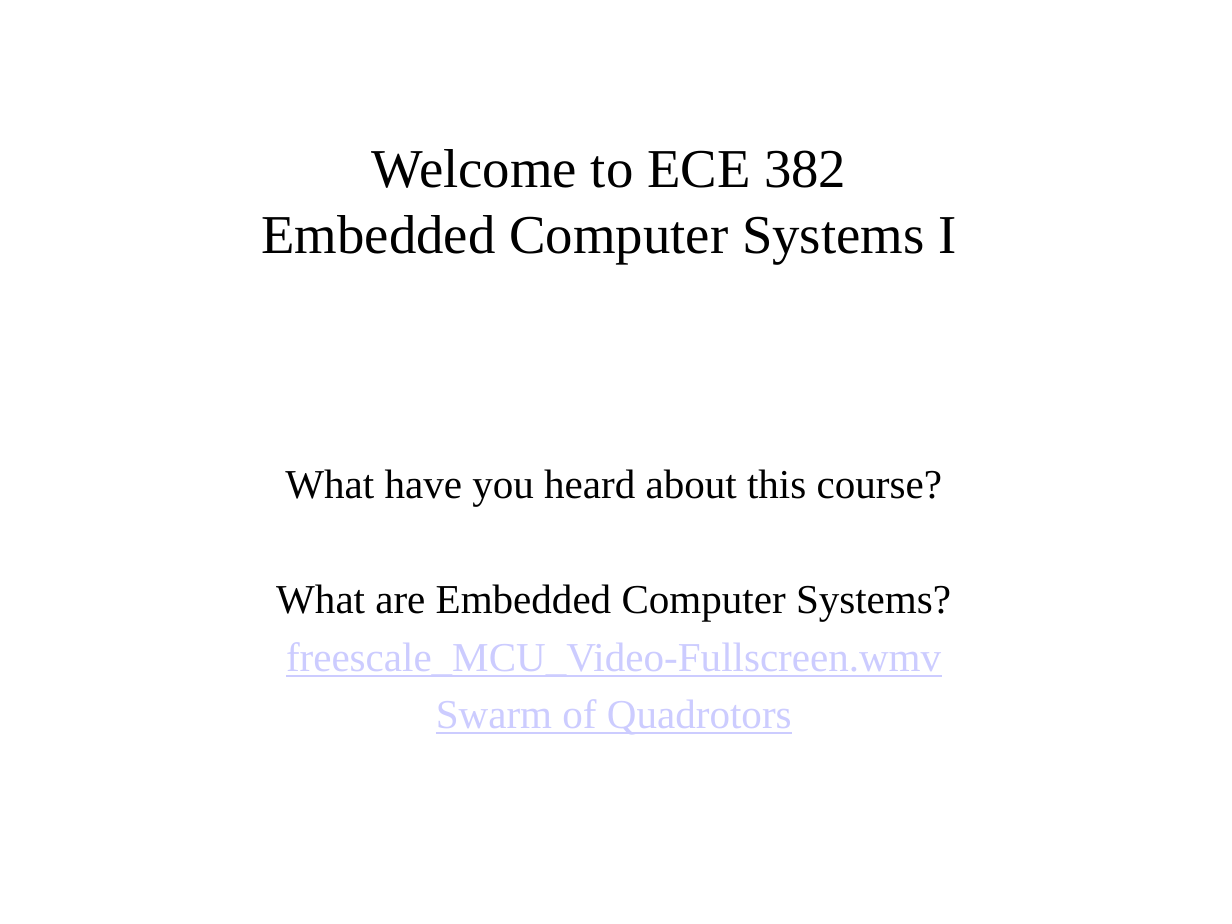
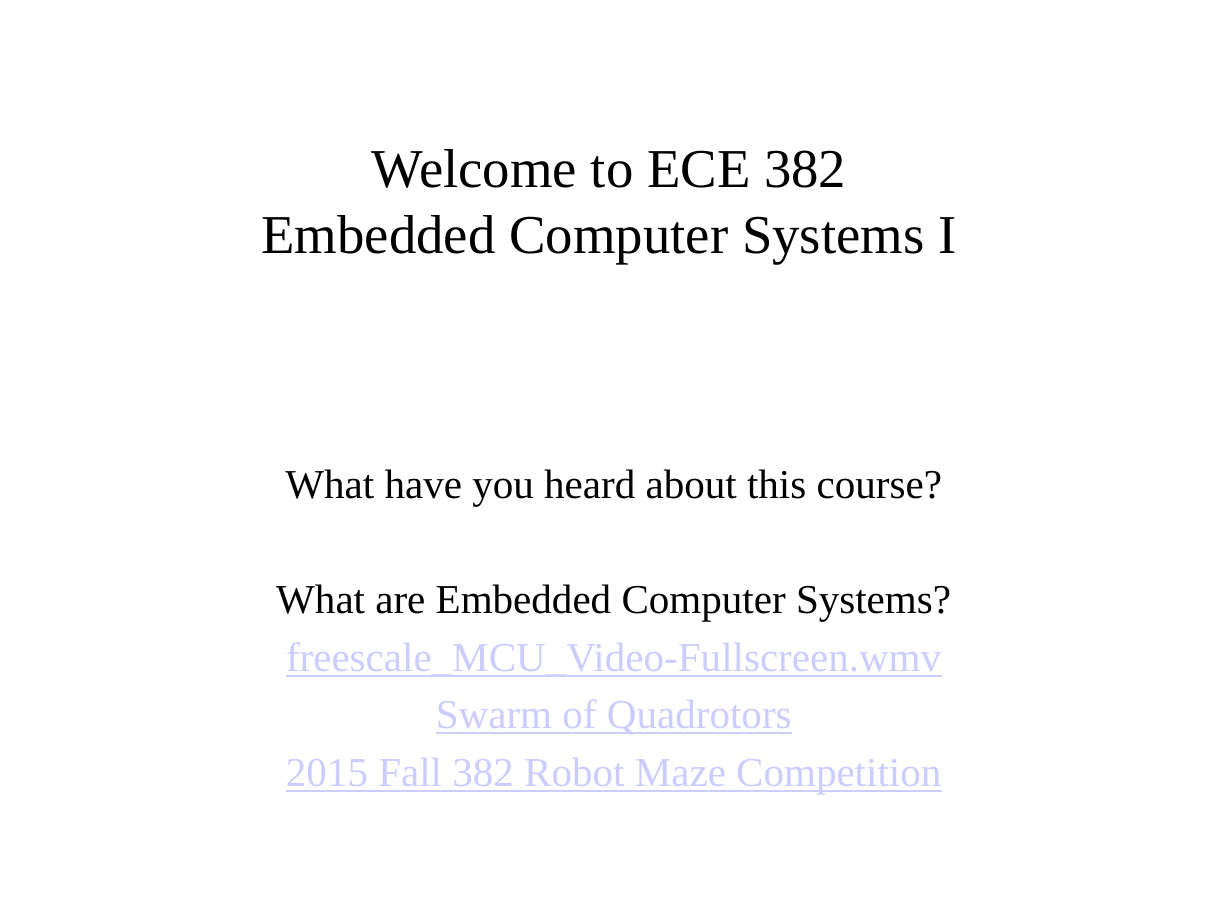
Before and after one commit to pw4rn3r/ECE382, a slide deck: slide 3 of notes/L1/Lsn1.pptx (slide 1 before the commit). Drawn at 1232x924 pixels with LibreOffice and Linux fonts; fonts in the diff are those of the drawing. Boxes give left, top, right and bottom in pixels: in the first picture for what was removed or moved away, otherwise in the second. Text is boxed around its words. In the diff, an @@ line names an element or a change of style, - is before the commit and + after.

```diff
--- a/notes/L1/Lsn1.pptx
+++ b/notes/L1/Lsn1.pptx
@@ subtitle at bbox=[286, 758, 941, 794]: paragraph added @@
+2015 Fall 382 Robot Maze Competition
```
Also in this commit, not shown: 12 other slides changed, 22 slides added, 4 slides removed.
